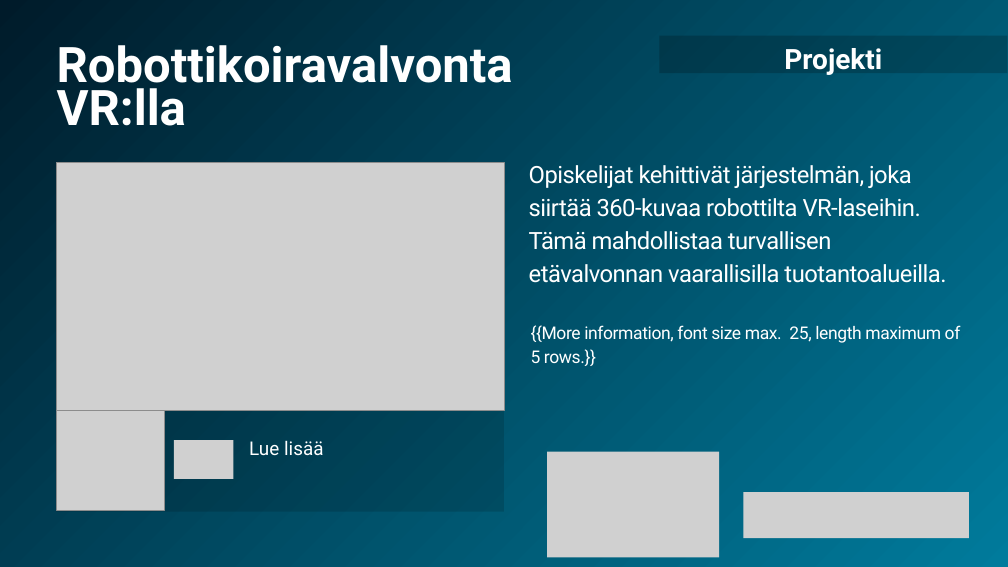
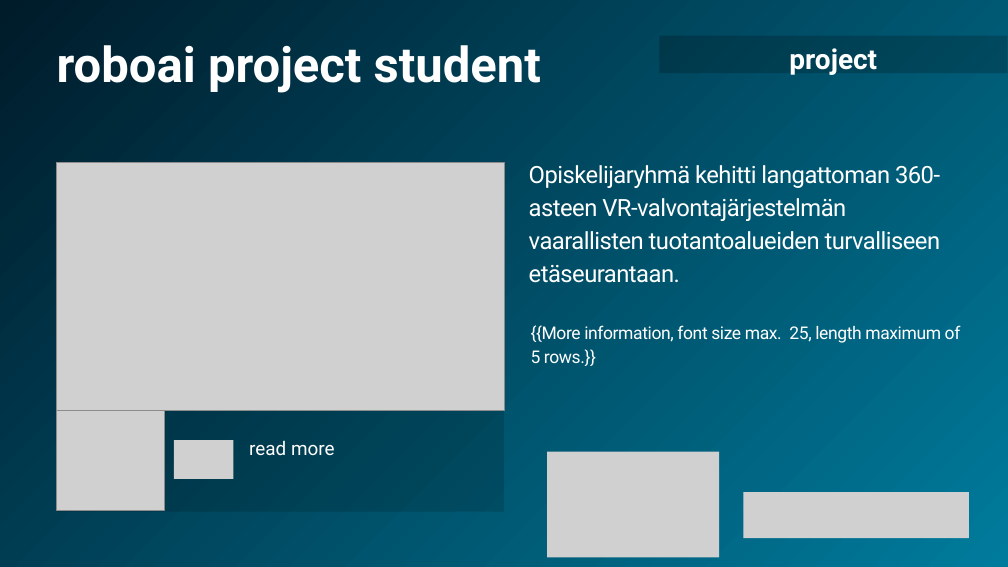
Before and after one commit to Minmyatngwe/TV_AI_AGENT, a slide deck: slide 1 of backend/output/robottikoiravalvonta_vr_seurannalla/powerpoint/template1.pptx. Drawn at 1008x567 pixels with LibreOffice and Linux fonts; fonts in the diff are those of the drawing; grey boxes stand for pictures. Boxes give left, top, right and bottom in pixels: in the first picture for what was removed or moved away, otherwise in the second. Text is boxed around its words. In the diff, an @@ line names an element or a change of style, - is before the commit and + after.

```diff
--- a/backend/output/robottikoiravalvonta_vr_seurannalla/powerpoint/template1.pptx
+++ b/backend/output/robottikoiravalvonta_vr_seurannalla/powerpoint/template1.pptx
@@ text at [57, 45, 541, 93]: text changed @@
-Robottikoiravalvonta VR:lla
+roboai project student
@@ text in rectangle at [789, 48, 877, 75]: text changed @@
-Projekti
+project
@@ text at [529, 165, 941, 283]: text changed @@
-Opiskelijat kehittivät järjestelmän, joka siirtää 360-kuvaa robottilta VR-laseihin. Tämä mahdollistaa turvallisen etävalvonnan vaarallisilla tuotantoalueilla.
+Opiskelijaryhmä kehitti langattoman 360-asteen VR-valvontajärjestelmän vaarallisten tuotantoalueiden turvalliseen etäseurantaan.
@@ text at [249, 440, 335, 456]: text changed @@
-Lue lisää
+read more
```
Also in this commit, not shown: 8 other files.
